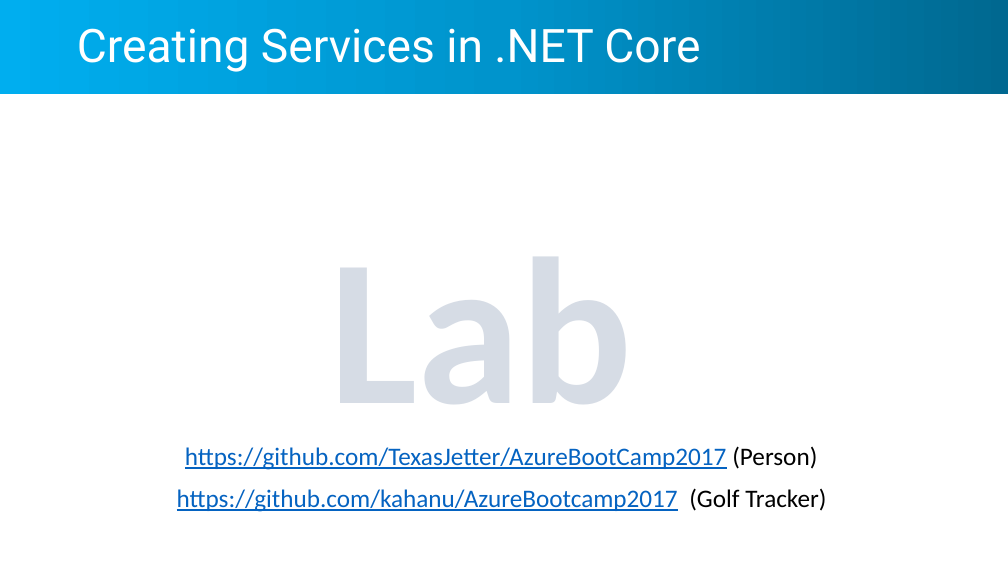
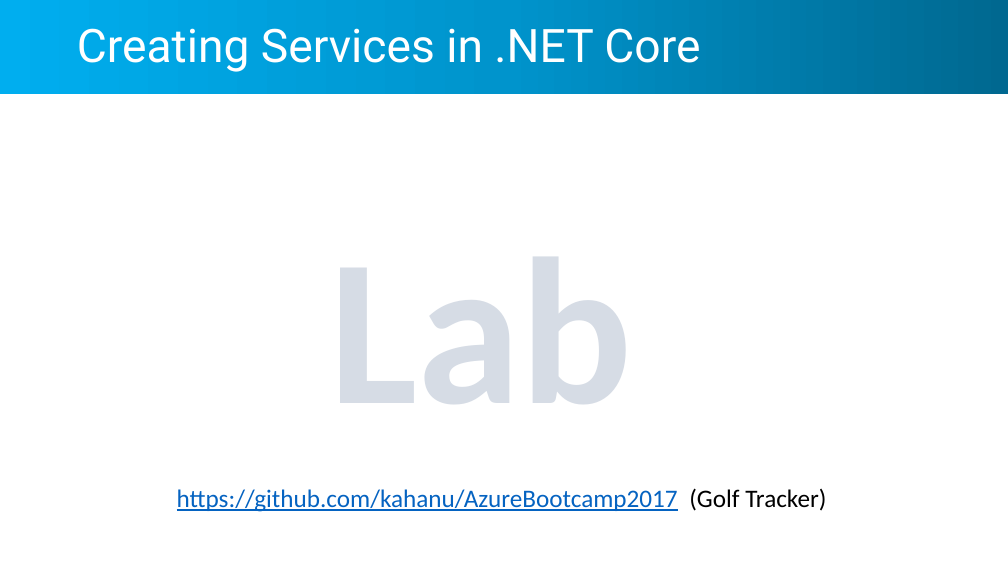
Before and after one commit to TexasJetter/AzureBootCamp2017, a slide deck: slide 22 of Azure Bootcamp San Fransciso April 2017.pptx (slide 21 before the commit). Drawn at 1008x567 pixels with LibreOffice and Linux fonts; fonts in the diff are those of the drawing; background and template pictures are left out. Boxes give left, top, right and bottom in pixels: in the first picture for what was removed or moved away, otherwise in the second. Text is boxed around its words. In the diff, an @@ line names an element or a change of style, - is before the commit and + after.

```diff
--- a/Azure Bootcamp San Fransciso April 2017.pptx
+++ b/Azure Bootcamp San Fransciso April 2017.pptx
@@ text removed at (185, 446, 817, 470) @@
-https://github.com/TexasJetter/AzureBootCamp2017 (Person)
```
Also in this commit, not shown: 1 other slide changed, 1 slide added.
